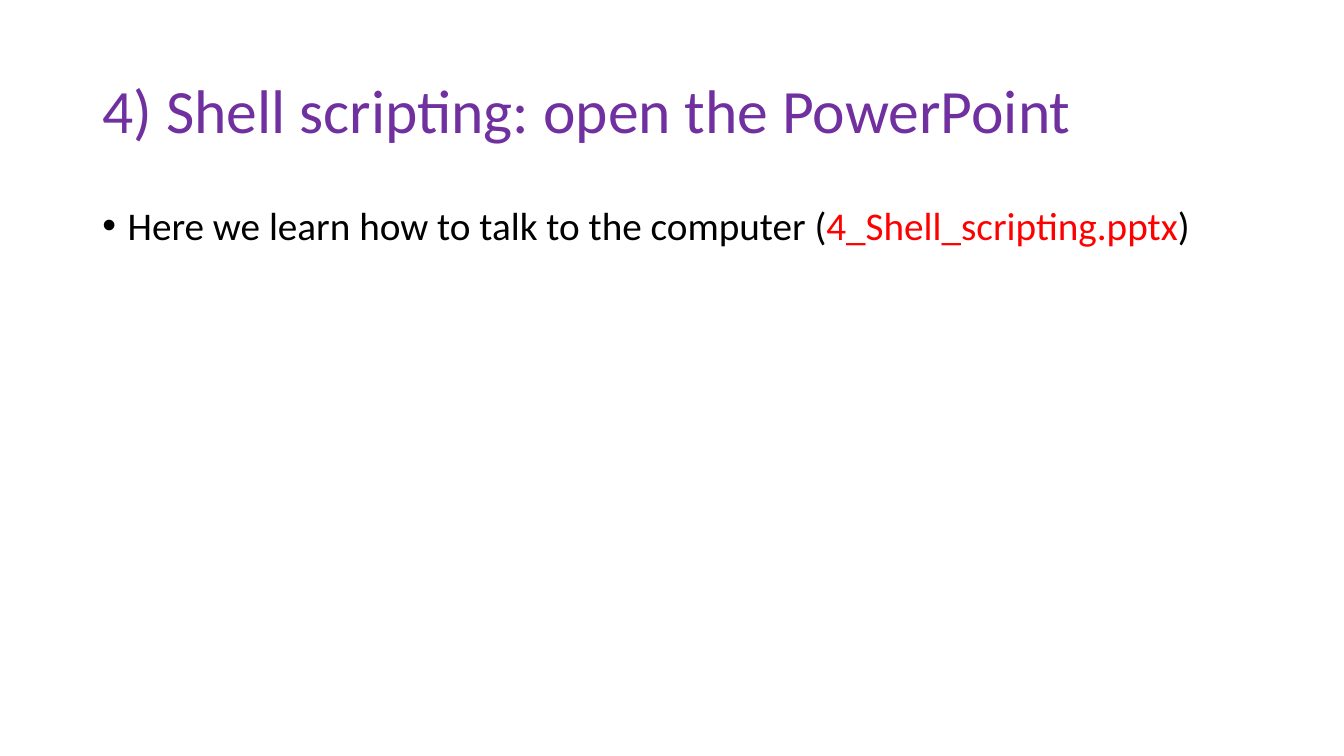
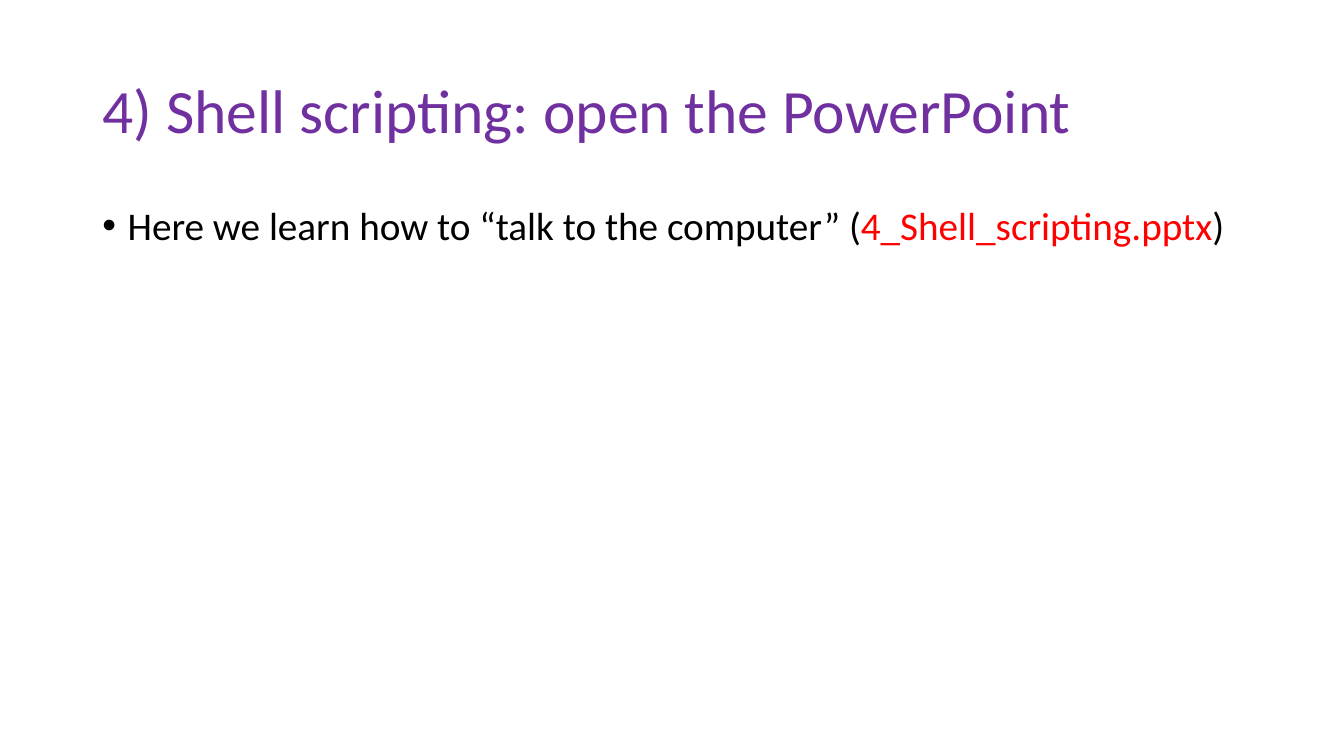
Before and after one commit to peterthorpe5/Sys_admin, a slide deck: slide 10 of cluster_course/powerpoint/Using_the_Cluster.pptx (slide 11 before the commit). Drawn at 1344x756 pixels with LibreOffice and Linux fonts; fonts in the diff are those of the drawing. Boxes give left, top, right and bottom in pixels: in the first picture for what was removed or moved away, otherwise in the second. Text is boxed around its words. In the diff, an @@ line names an element or a change of style, - is before the commit and + after.

```diff
--- a/cluster_course/powerpoint/Using_the_Cluster.pptx
+++ b/cluster_course/powerpoint/Using_the_Cluster.pptx
@@ text at (128, 211, 1224, 247): text changed @@
-• Here we learn how to talk to the computer (4_Shell_scripting.pptx)
+• Here we learn how to “talk to the computer” (4_Shell_scripting.pptx)
```
Also in this commit, not shown: 2 other slides changed, 1 slide added, 2 slides removed, 5 other files.
